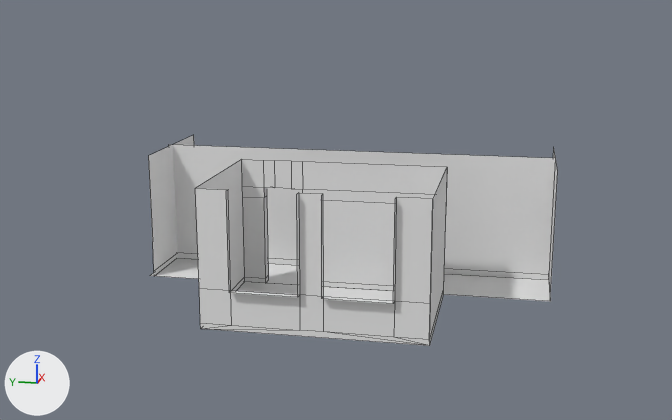
The OBJ model Assets/Graphics/3D/Kitchen/keuken_en_vloer.obj, before and after one commit.
Camera for both pictures: a 50 mm lens placed at (-21.21, -6.24, 8.6), pointed at (2.59, -1.48, 2.65). Arrows for +X, +Y and +Z are at lower left; the lights stay in place. Mesh edges are drawn as thin lines. Where no turn or scale is listed for an object, it has been applied to the vertices.

The first picture shows 'keuken_en_vloer'.
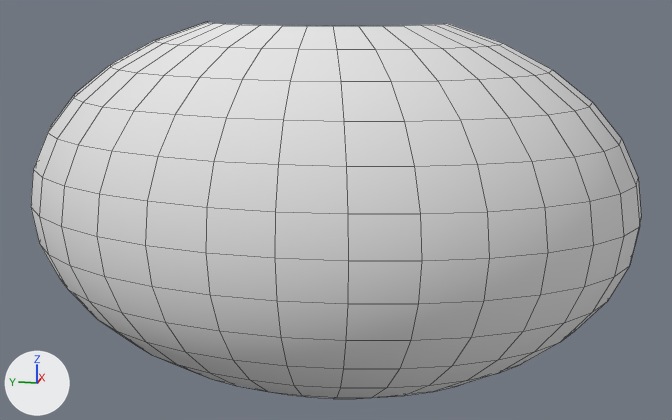
Commit message: Update keuken_en_vloer.obj
updated vloer en kitchen

The change in detail:
Material '20___Default' (mat_20___default) is new.
Its base color is (0.8, 0.8, 0.8) (white #e7e7e7).
Its roughness is 1.0.
me_keuken_en_vloer is used by ob_keuken_en_vloer; location (0.0, 0.0, 0.0).
me_keuken_en_vloer had 91 vertices, 52 faces and spanned x -0.3..7.59, y -7.26..4.41, z 0.07..3.71.
me_keuken_en_vloer now has 312 vertices, 244 faces and spans x -2.48..7.59, y -9.34..7.06, z -2.0..7.57.
me_keuken_en_vloer part 1: a new loose piece of 221 vertices spanning x -2.48..2.87, y -9.34..7.06, z -2.0..7.57, in mat_20___default (white #e7e7e7).
me_keuken_en_vloer now uses material mat_20___default (white #e7e7e7).

Where the change shows, as pixel boxes [x1, y1, x2, y2] in the pictures (672 x 420 px):
'keuken_en_vloer', reshaped (49% wider, 79% taller)
    before: [148, 135, 558, 346]
    after: [31, 21, 641, 399]
part 1 of me_keuken_en_vloer, added
    after: [31, 21, 641, 399]
